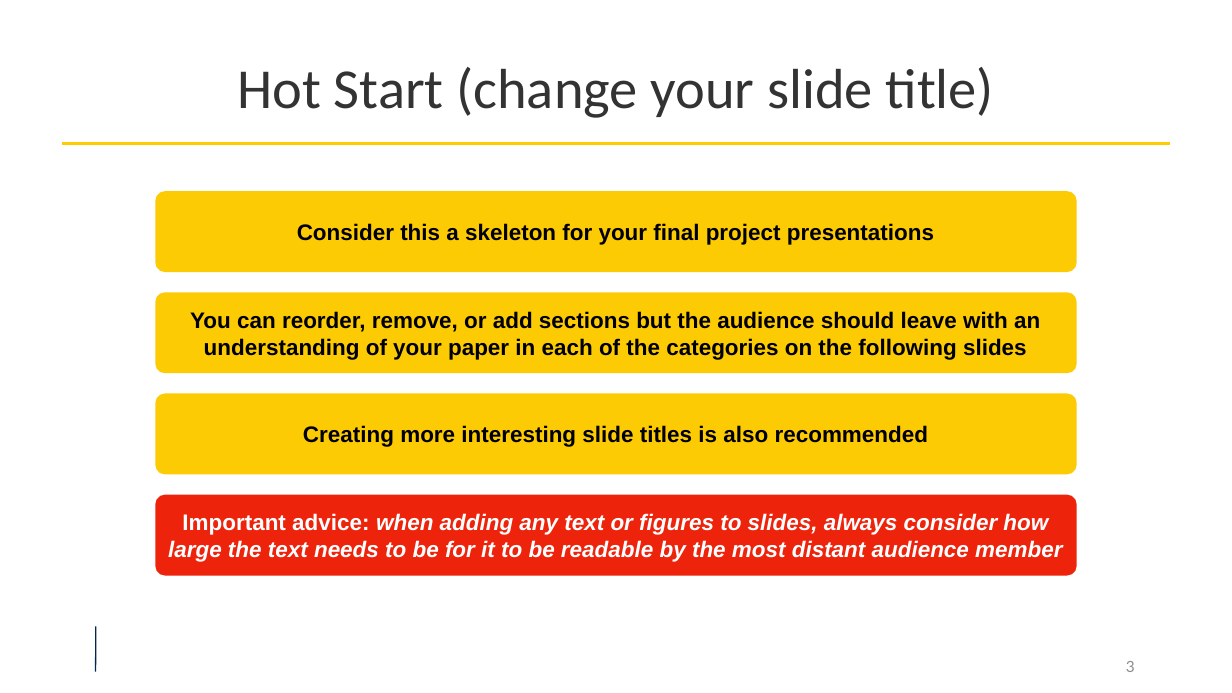
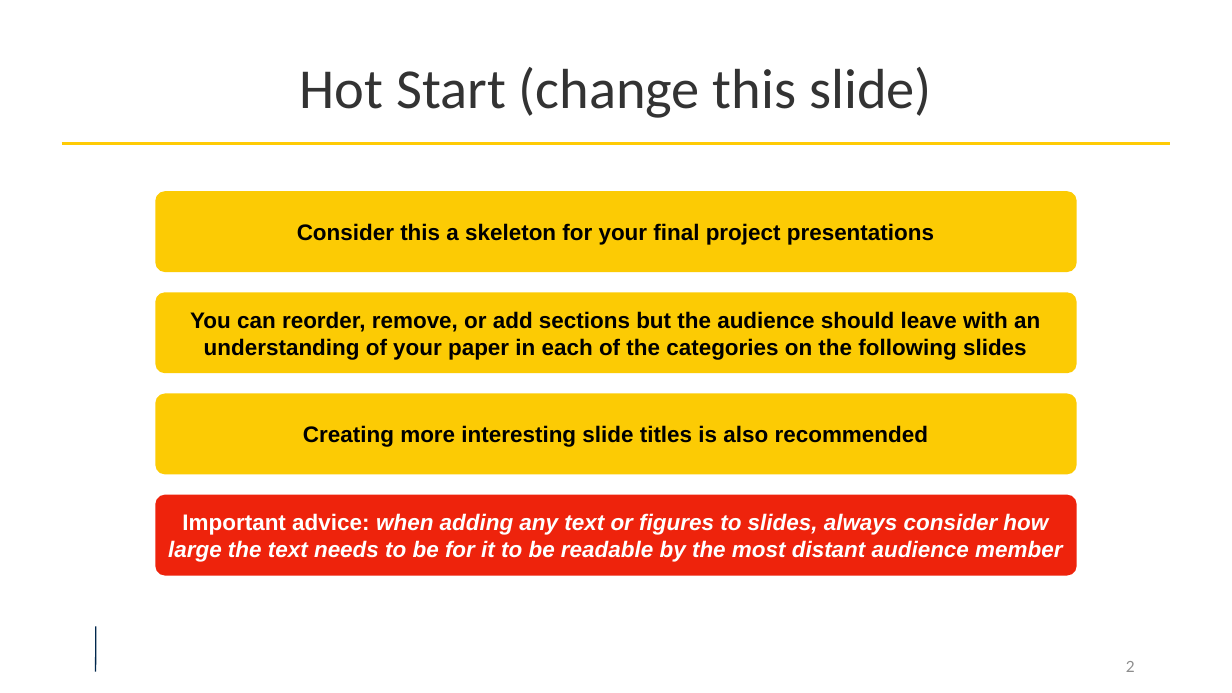
Before and after one commit to umich-eecs598/umich-eecs598.github.io, a slide deck: slide 2 of assets/slides/templates/DeepRob_Paper_Presentation.pptx (slide 3 before the commit). Drawn at 1232x693 pixels with LibreOffice and Linux fonts; fonts in the diff are those of the drawing; background and template pictures are left out. Boxes give left, top, right and bottom in pixels: in the first picture for what was removed or moved away, otherwise in the second. Text is boxed around its words. In the diff, an @@ line names an element or a change of style, - is before the commit and + after.

```diff
--- a/assets/slides/templates/DeepRob_Paper_Presentation.pptx
+++ b/assets/slides/templates/DeepRob_Paper_Presentation.pptx
@@ title at box(300, 67, 932, 118): text changed @@
-Hot Start (change your slide title)
+Hot Start (change this slide)
@@ page number at box(1126, 661, 1135, 672): text changed @@
-3
+2
```
Also in this commit, not shown: 1 other slide changed, 3 slides added, 8 slides removed, 1 other file.
